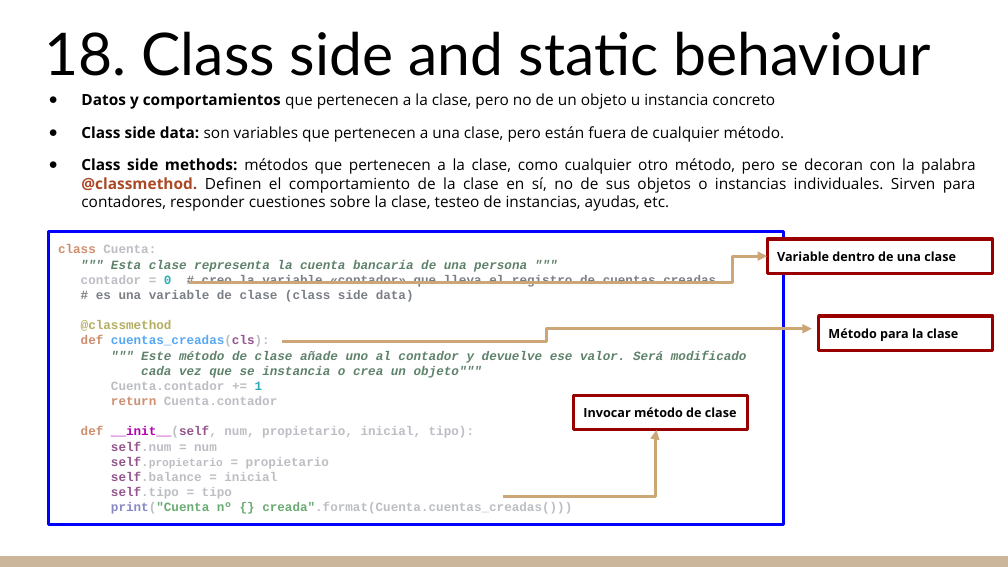
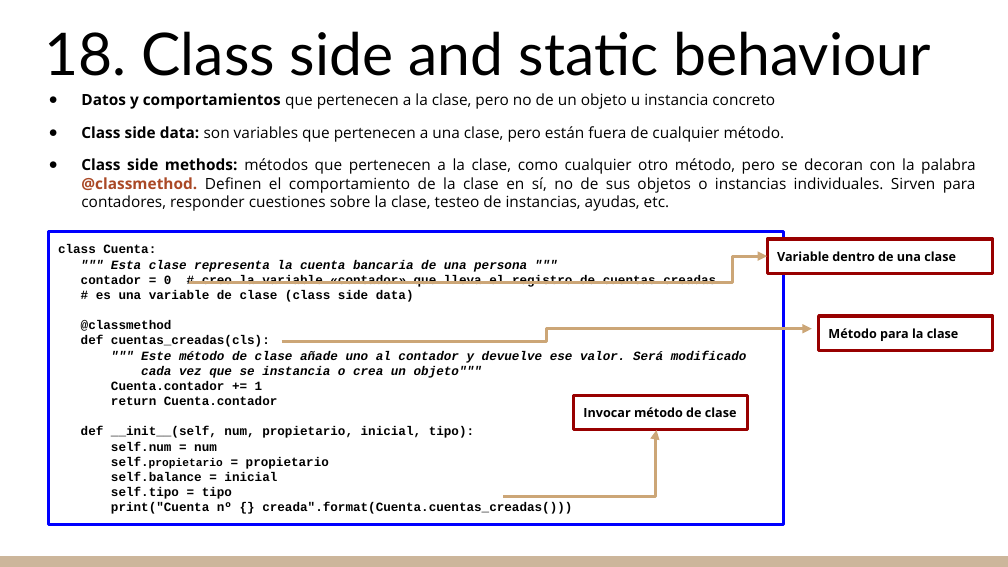
Before and after one commit to agrgal/programasEnPython, a slide deck: slide 34 of repaso2024/CHULETERO _ CHULETAS DE PYTHON_para_imprimir.odp. Drawn at 1008x567 pixels with LibreOffice and Linux fonts; fonts in the diff are those of the drawing. Boxes give left, top, right and bottom in pixels: in the first picture for what was removed or moved away, otherwise in the second. Text is boxed around its words. In the diff, an @@ line names an element or a change of style, - is before the commit and + after.

```diff
--- a/repaso2024/CHULETERO _ CHULETAS DE PYTHON_para_imprimir.odp
+++ b/repaso2024/CHULETERO _ CHULETAS DE PYTHON_para_imprimir.odp
@@ rectangle "class Cuenta:" at (48, 231, 784, 524): text colour #CF8E6D to #000000 in "class", "def", "return", "def"; text colour #BCBEC4 to #000000 in "Cuenta:", "contador =", "cuentas_creadas(cls):", "Cuenta.contador +=" and 7 more places; text colour #5F826B to #000000 in """" Esta clase representa la cuenta bancaria ...", """" Este método de clase añade uno ...", "cada vez que se instancia o crea ..."; text colour #2AACB8 to #000000 in "0", "1"; text colour #7A7E85 to #000000 in "# creo la variable «contador» que lleva ...", "# es una variable de clase (class ..."; text colour #B3AE60 to #000000 in "@classmethod"; text colour #56A8F5 to #000000 in "cuentas_creadas(cls):"; text colour #94558D to #000000 in "cuentas_creadas(cls):", "__init__(self,", "self.num", "self.propietario" and 2 more places; text colour #B200B2 to #000000 in "__init__(self,"; text colour #8888C6 to #000000 in "print("Cuenta"; text colour #6AAB73 to #000000 in "print("Cuenta nº {} creada".format(Cuenta.cuentas_creadas()) ..." @@
```
Also in this commit, not shown: 58 other slides changed, 1 other file.
